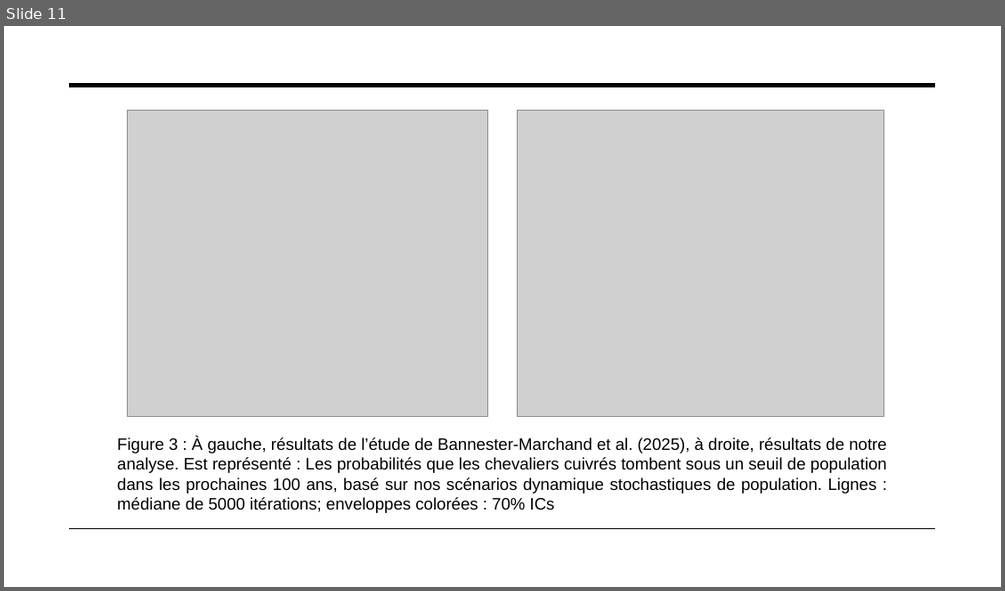
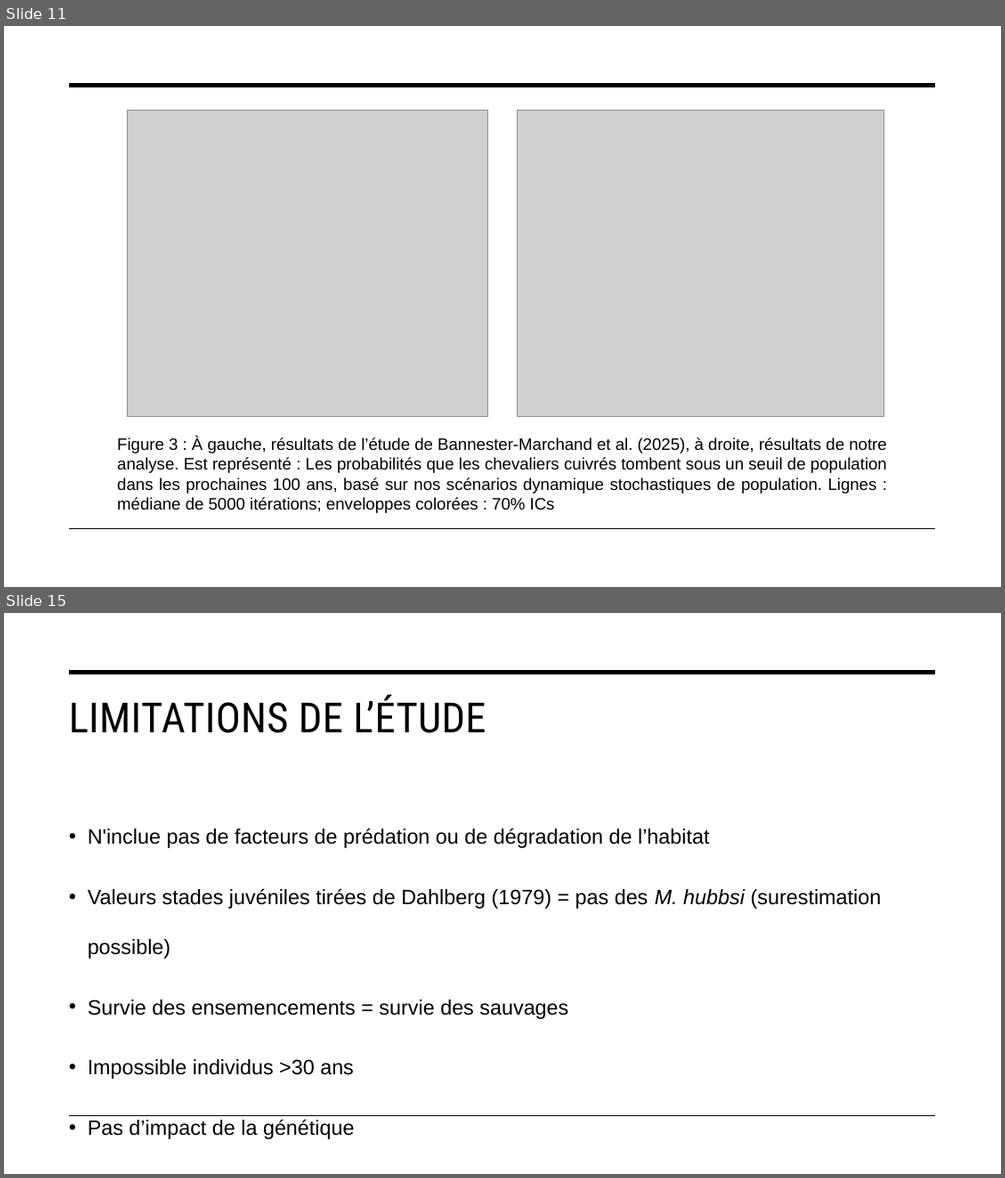
Before and after one commit to PlasseTristan/Projet_final, a slide deck: Rapport/Chevalier_cuivré.pptx. Shown one above the other, each under a label of ours: slide 11 before the commit, slides 11 and 15 after it; the slides between them are not shown. The pictures are 1005x591 and 1005x1178 pixels, drawn with LibreOffice and Linux fonts; fonts in the diff are those of the drawing; grey boxes stand for pictures. Boxes give left, top, right and bottom in pixels: in the first picture for what was removed or moved away, otherwise in the second. Text is boxed around its words. In the diff, an @@ line names an element or a change of style, - is before the commit and + after.

```diff
--- a/Rapport/Chevalier_cuivré.pptx
+++ b/Rapport/Chevalier_cuivré.pptx
@@ slide 15 added at (x1=4, y1=613, x2=1001, y2=1174), background #FFFFFF; not listed: 2 template elements that a slide beside it also shows @@
@@ title added at (x1=69, y1=695, x2=485, y2=733), 40 pt, text #000000 @@
+LIMITATIONS DE L’ÉTUDE
@@ text added at (x1=88, y1=827, x2=882, y2=1139), 20 pt, text #000000 @@
+• N'inclue pas de facteurs de prédation ou de dégradation de l’habitat
+• Valeurs stades juvéniles tirées de Dahlberg (1979) = pas des M. hubbsi (surestimation possible)
+• Survie des ensemencements = survie des sauvages
+• Impossible individus >30 ans
+• Pas d’impact de la génétique
```
Also in this commit, not shown: 1 slide changed, 3 other slides added, 2 other files.
